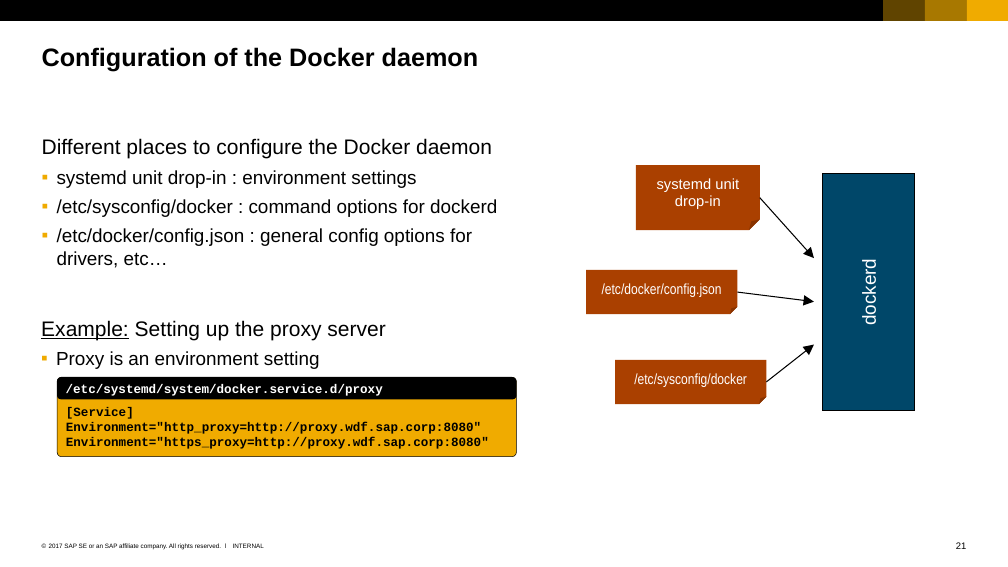
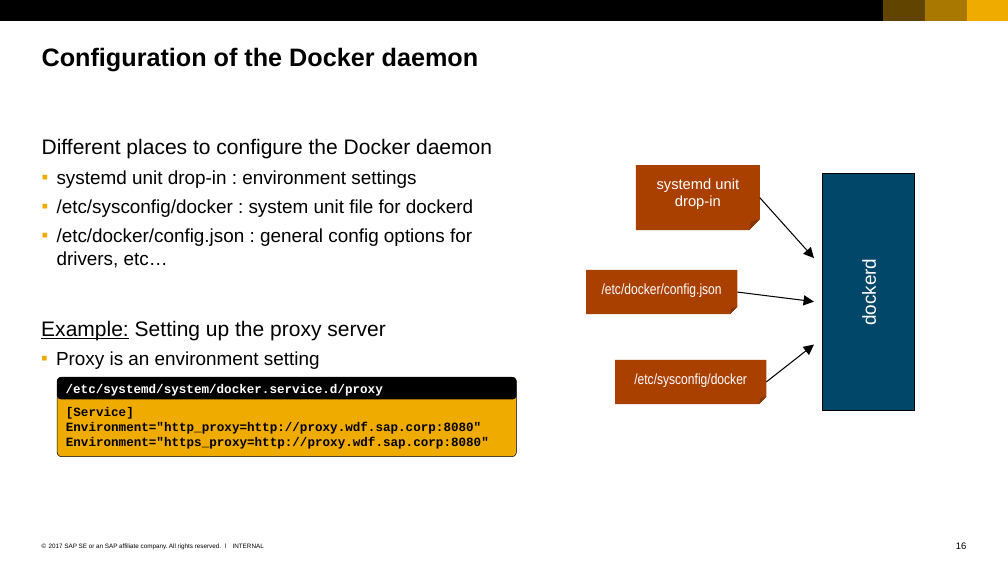
Before and after one commit to cuijiyao01/docker-k8s-training, a slide deck: slide 16 of docker/02_Members_of_docker_universe.pptx (slide 21 before the commit). Drawn at 1008x567 pixels with LibreOffice and Linux fonts; fonts in the diff are those of the drawing. Boxes give left, top, right and bottom in pixels: in the first picture for what was removed or moved away, otherwise in the second. Text is boxed around its words. In the diff, an @@ line names an element or a change of style, - is before the commit and + after.

```diff
--- a/docker/02_Members_of_docker_universe.pptx
+++ b/docker/02_Members_of_docker_universe.pptx
@@ text at <box>57,199,473,217</box>: text changed @@
-  ▪ /etc/sysconfig/docker : command options for dockerd
+  ▪ /etc/sysconfig/docker : system unit file for dockerd
@@ page number at <box>956,542,967,549</box>: text changed @@
-21
+16
```
Also in this commit, not shown: 3 other slides changed, 6 slides removed.
